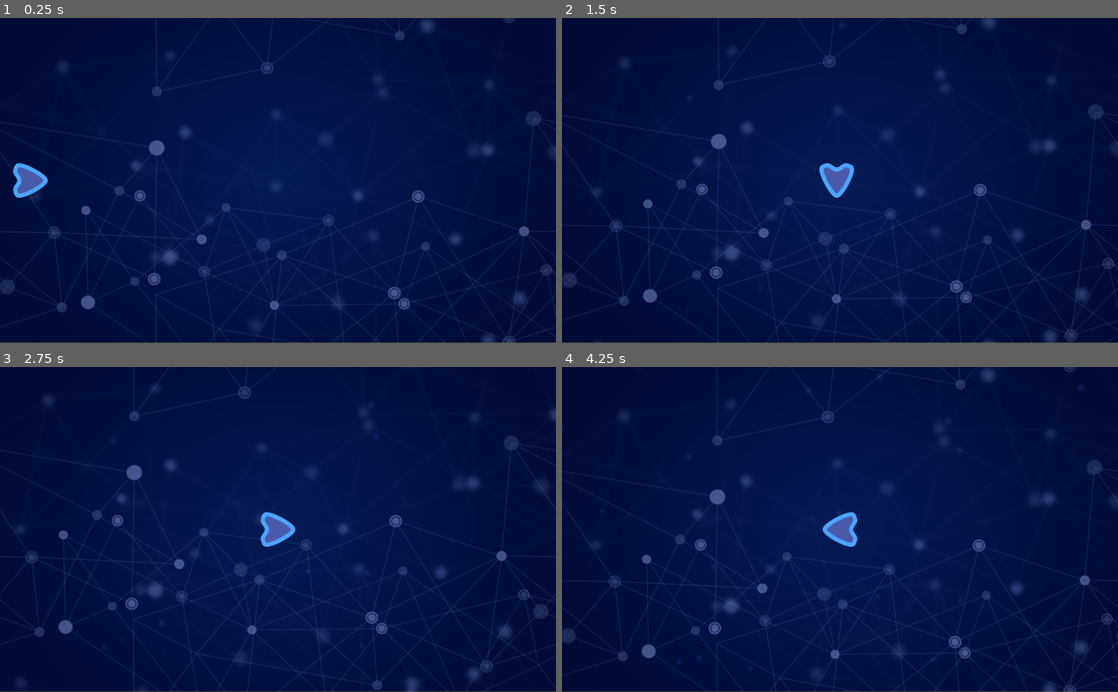
Above: before the commit, frames 1-4 (two rows, left to right).
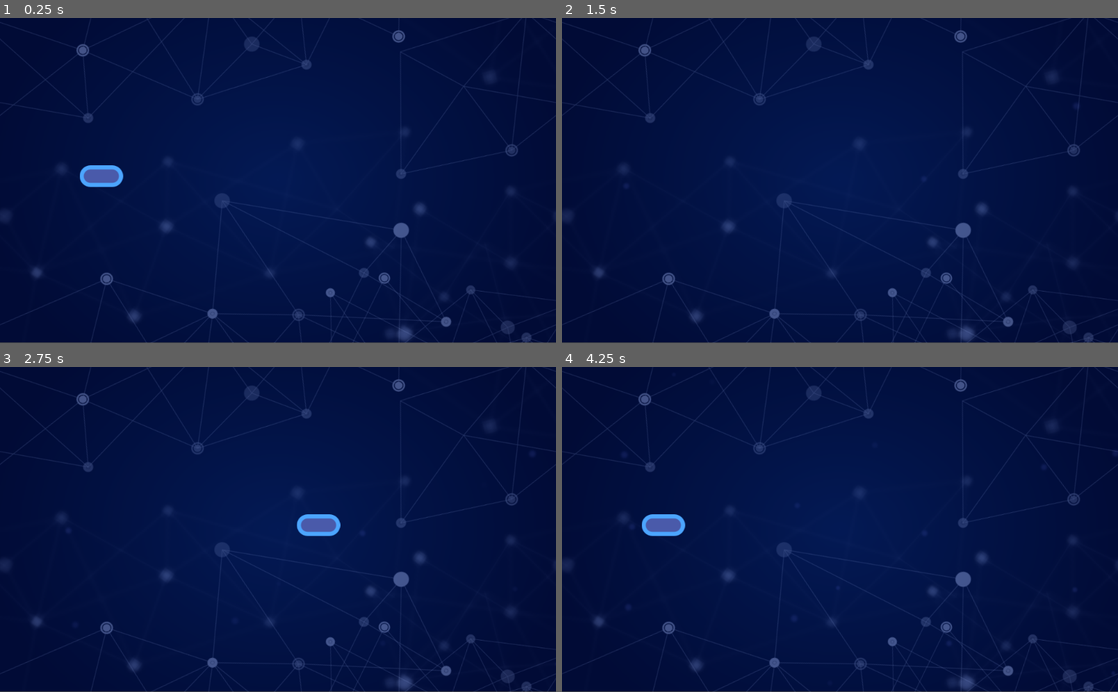
Above: after the commit, the same moments.

Repository: gdquest-demos/godot-mini-tuts-demos
Game: Godot game, scene res://Screens/DemoNotifier.tscn
Same seed, same stepped clock (60 frames per second), same inputs: the game is played once before the commit and once after it. This scene is started directly instead of the project's main scene.
Inputs:
- Up to frame 1 (0.25 s): no input
- Up to frame 2 (1.5 s): hold D (move_right) 0.53-1.28 s; hold S (move_down) from 1.28 s (still down)
- Up to frame 3 (2.75 s): release S (move_down) at 2.03 s; hold D (move_right) from 2.03 s (still down)
- Up to frame 4 (4.25 s): release D (move_right) at 2.78 s; hold W (move_up) 2.78-3.53 s; hold A (move_left) from 3.53 s (still down)

The runs differ from the first frame. In frame 1, 5.0% of the frame differs, in the area x 0-100%, y 0-100%; in frame 2, 4.5%; in frame 3, 4.9%; in frame 4, 5.0%.

Commit message:
Fix demo to match their levels

Diff:
--- a/2d/visibility-notifier-and-enabler/Screens/DemoNotifier.tscn
+++ b/2d/visibility-notifier-and-enabler/Screens/DemoNotifier.tscn
@@ -1,6 +1,6 @@
 [gd_scene load_steps=2 format=2]
 
-[ext_resource path="res://Levels/LevelEnabler.tscn" type="PackedScene" id=1]
+[ext_resource path="res://Levels/LevelNotifier.tscn" type="PackedScene" id=1]
 
 [node name="Demo" type="Node"]
 
--- a/2d/visibility-notifier-and-enabler/project.godot
+++ b/2d/visibility-notifier-and-enabler/project.godot
@@ -27,7 +27,7 @@
 [application]
 
 config/name="Visibility Notifier and Enabler"
-run/main_scene="res://Screens/Demo.tscn"
+run/main_scene="res://Screens/DemoEnabler.tscn"
 config/icon="res://icon.png"
 
 [input]
Renamed: 2d/visibility-notifier-and-enabler/Screens/Demo.tscn -> 2d/visibility-notifier-and-enabler/Screens/DemoEnabler.tscn
